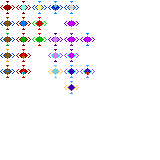
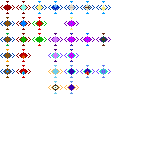
Comparing the layer stacks of the two 160×160 images. Changes:
added group "NightEye" with 3 layers in group "Illusion" over [48, 81, 63, 94]
added layer "Layer 3" (1st of 30, in "Illusion" › "NightEye") in group "NightEye" over [54, 81, 57, 94]
added layer "Layer 2" (1st of 30, in "Illusion" › "NightEye") in group "NightEye" over [52, 84, 59, 91]
added layer "Layer 1" (1st of 30, in "Illusion" › "NightEye") in group "NightEye" over [48, 85, 63, 90]
added group "Dispel" with 3 layers in group "Mysticism" over [96, 65, 111, 78]
added layer "Layer 3" (5th of 30, in "Mysticism" › "Dispel") in group "Dispel" over [102, 65, 105, 78]
added layer "Layer 2" (5th of 30, in "Mysticism" › "Dispel") in group "Dispel" over [100, 68, 107, 75]
added layer "Layer 1" (5th of 30, in "Mysticism" › "Dispel") in group "Dispel" over [96, 69, 111, 74]
added group "EnderChest" with 3 layers in group "Conjuration" over [96, 33, 111, 46]
added layer "Layer 3" (9th of 30, in "Conjuration" › "EnderChest") in group "EnderChest" over [102, 33, 105, 46]
added layer "Layer 2" (9th of 30, in "Conjuration" › "EnderChest") in group "EnderChest" over [100, 36, 107, 43]
added layer "Layer 1" (9th of 30, in "Conjuration" › "EnderChest") in group "EnderChest" over [96, 37, 111, 42]
added group "Deflect" with 3 layers in group "Alteration" over [80, 1, 95, 14]
added layer "Layer 3" (26th of 30, in "Alteration" › "Deflect") in group "Deflect" over [86, 1, 89, 14]
added layer "Layer 2" (26th of 30, in "Alteration" › "Deflect") in group "Deflect" over [84, 4, 91, 11]
added layer "Layer 1" (26th of 30, in "Alteration" › "Deflect") in group "Deflect" over [80, 5, 95, 10]
added group "Jump" with 3 layers in group "Alteration" over [96, 1, 111, 14]
added layer "Layer 2" (28th of 30, in "Alteration" › "Jump") in group "Jump" over [100, 5, 107, 11]
added layer "Layer 1" (28th of 30, in "Alteration" › "Jump") in group "Jump" over [96, 5, 111, 10]
…and 1 more changes (1 added)
